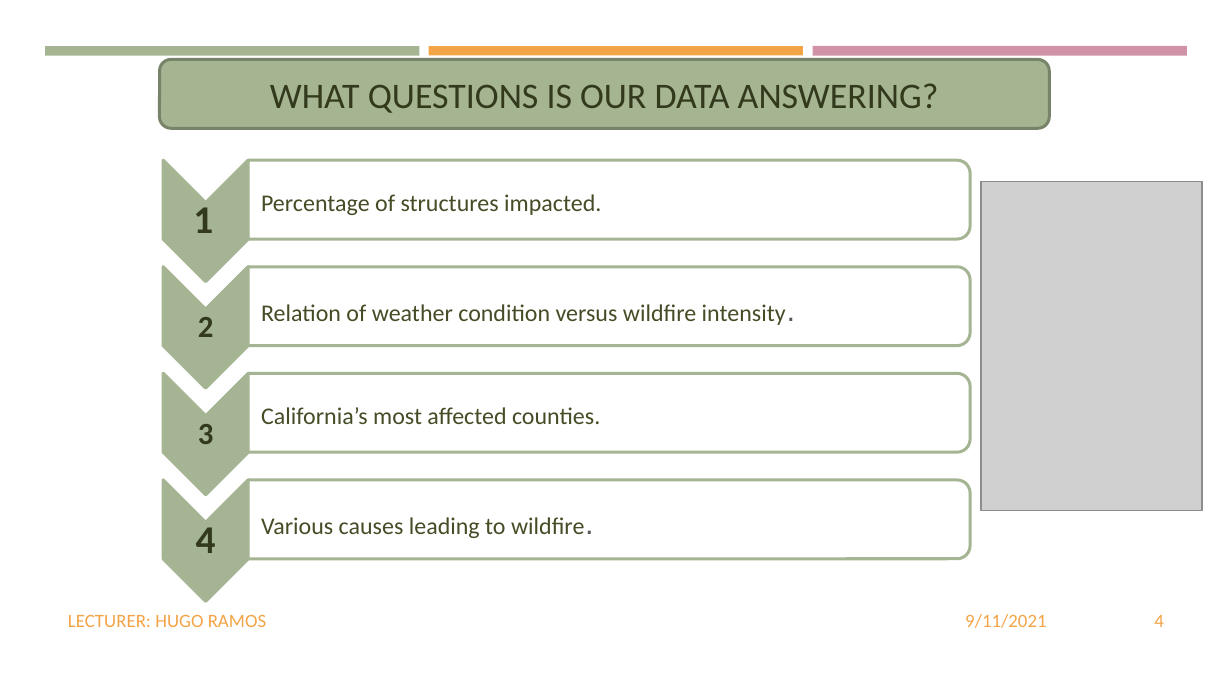
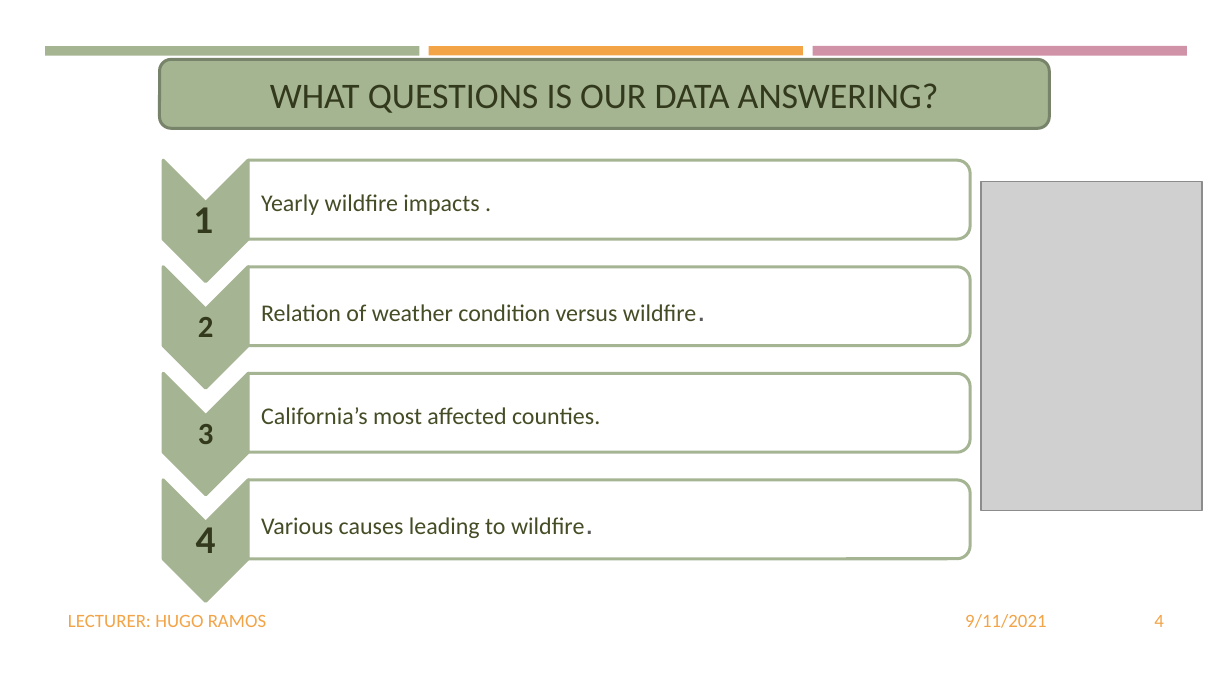
Before and after one commit to dhivyapadmanaban/California_Wildfires, a slide deck: slide 4 of Presentation/CALIFORNIA WILDFIRES.pptx. Drawn at 1232x693 pixels with LibreOffice and Linux fonts; fonts in the diff are those of the drawing; grey boxes stand for pictures. Boxes give left, top, right and bottom in pixels: in the first picture for what was removed or moved away, otherwise in the second. Text is boxed around its words. In the diff, an @@ line names an element or a change of style, - is before the commit and + after.

```diff
--- a/Presentation/CALIFORNIA WILDFIRES.pptx
+++ b/Presentation/CALIFORNIA WILDFIRES.pptx
@@ text at (x1=261, y1=194, x2=479, y2=215): text changed @@
-Percentage of structures impacted.
+Yearly wildfire impacts .
@@ text at (x1=261, y1=304, x2=696, y2=321): text changed @@
-Relation of weather condition versus wildfire intensity.
+Relation of weather condition versus wildfire.
```
Also in this commit, not shown: 3 other slides changed, 2 slides removed, 1 other file.
